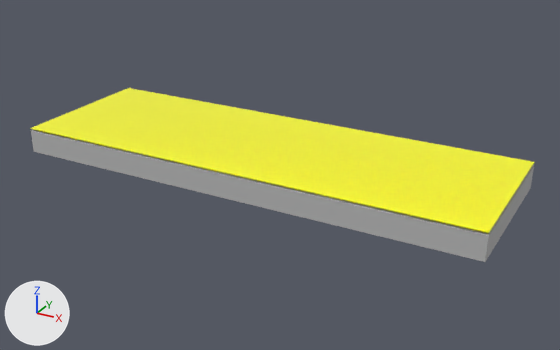
One commit to the OBJ model frontend/public/signs/Hộp đèn bạt không gân in UV viền nhôm nhét cạnh.obj: the scene before it, then after it.
The view is the same before and after, from a camera (50 mm lens) standing at (3.72, -3.39, 1.92) and looking at (1.58, 0.5, -0.03). The axes (+X, +Y, +Z) are drawn at lower left. The lights are the same throughout. The first picture is the older version. Where no turn or scale is listed for an object, it has been applied to the vertices. Vertices at exactly the same position are counted once.

Objects in the first picture: 'hop_den_bat_khong_gan_in_uv_vien_nhom_nhet_canh'.
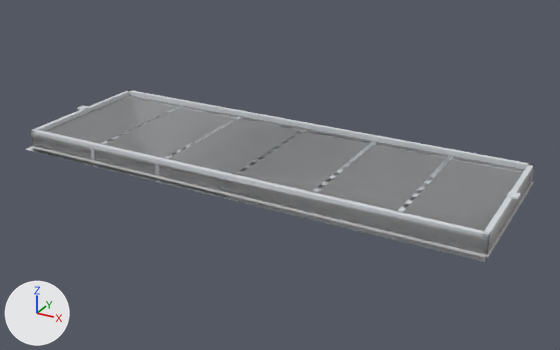
Pixel boxes (x1, y1, x2, y2) of what changed, in the pictures (560 x 350 px):
'hop_den_bat_khong_gan_in_uv_vien_nhom_nhet_canh', reshaped: before (30, 88, 534, 262); after (26, 90, 534, 262)
part 1 of me_hop_den_bat_khong_gan_in_uv_vien_nhom_nhet_canh, added: after (90, 105, 184, 167)
part 2 of me_hop_den_bat_khong_gan_in_uv_vien_nhom_nhet_canh, added: after (155, 116, 243, 182)
part 3 of me_hop_den_bat_khong_gan_in_uv_vien_nhom_nhet_canh, added: after (226, 128, 307, 199)
part 4 of me_hop_den_bat_khong_gan_in_uv_vien_nhom_nhet_canh, added: after (304, 141, 377, 217)
part 5 of me_hop_den_bat_khong_gan_in_uv_vien_nhom_nhet_canh, added: after (389, 155, 453, 238)
part 6 of me_hop_den_bat_khong_gan_in_uv_vien_nhom_nhet_canh, added: after (128, 97, 531, 192)
part 7 of me_hop_den_bat_khong_gan_in_uv_vien_nhom_nhet_canh, added: after (507, 191, 521, 199)
part 8 of me_hop_den_bat_khong_gan_in_uv_vien_nhom_nhet_canh, cut back: before (30, 88, 534, 236); after (31, 90, 534, 262)
part 9 of me_hop_den_bat_khong_gan_in_uv_vien_nhom_nhet_canh, recoloured: before (493, 165, 534, 228); after (33, 92, 534, 234)

What the commit changed:
Material 'Mat_a0a0a0' (mat_mat_a0a0a0) is new.
Its base color is (0.627, 0.627, 0.627) (light grey #cfcfcf).
Its roughness is 0.0.
Material 'Mat_b0b8c0' (mat_mat_b0b8c0) is new.
Its base color is (0.69, 0.722, 0.753) (light grey #d8dde1).
Its roughness is 0.0.
me_hop_den_bat_khong_gan_in_uv_vien_nhom_nhet_canh is used by ob_hop_den_bat_khong_gan_in_uv_vien_nhom_nhet_canh; location (0.0, 0.0, 0.0).
me_hop_den_bat_khong_gan_in_uv_vien_nhom_nhet_canh had 20 vertices, 34 faces and spanned x 0.0..3.0, y 0.0..1.0, z 0.0..0.17.
me_hop_den_bat_khong_gan_in_uv_vien_nhom_nhet_canh no longer uses material mat_mat_808080 (grey #bcbcbc).
me_hop_den_bat_khong_gan_in_uv_vien_nhom_nhet_canh no longer uses material mat_mat_ffff00 (yellow #ffff00).
me_hop_den_bat_khong_gan_in_uv_vien_nhom_nhet_canh now has 228 vertices, 434 faces and spans x -0.07..3.03, y -0.01..1.0, z 0.0..0.16.
me_hop_den_bat_khong_gan_in_uv_vien_nhom_nhet_canh part 1: a new loose piece, a box spanning x 0.5..0.53, y 0.0..1.0, z 0.0..0.12, in mat_mat_b0b8c0 (light grey #d8dde1).
me_hop_den_bat_khong_gan_in_uv_vien_nhom_nhet_canh part 2: a new loose piece, a box spanning x 1.0..1.03, y 0.0..1.0, z 0.0..0.12, in mat_mat_b0b8c0 (light grey #d8dde1).
me_hop_den_bat_khong_gan_in_uv_vien_nhom_nhet_canh part 3: a new loose piece, a box spanning x 1.5..1.53, y 0.0..1.0, z 0.0..0.12, in mat_mat_b0b8c0 (light grey #d8dde1).
me_hop_den_bat_khong_gan_in_uv_vien_nhom_nhet_canh part 4: a new loose piece, a box spanning x 2.0..2.03, y 0.0..1.0, z 0.0..0.12, in mat_mat_b0b8c0 (light grey #d8dde1).
me_hop_den_bat_khong_gan_in_uv_vien_nhom_nhet_canh part 5: a new loose piece, a box spanning x 2.5..2.53, y 0.0..1.0, z 0.0..0.12, in mat_mat_b0b8c0 (light grey #d8dde1).
me_hop_den_bat_khong_gan_in_uv_vien_nhom_nhet_canh part 6: a new loose piece, a box spanning x 0.0..3.0, y 0.91..0.94, z 0.0..0.12, in mat_mat_b0b8c0 (light grey #d8dde1).
me_hop_den_bat_khong_gan_in_uv_vien_nhom_nhet_canh part 7: a new loose piece, a box spanning x 2.97..3.03, y 0.47..0.53, z 0.15..0.16, in mat_mat_b0b8c0 (light grey #d8dde1).
me_hop_den_bat_khong_gan_in_uv_vien_nhom_nhet_canh part 8: 2 vertices moved from x 0.0..3.0, y 0.0..1.0, z 0.14 to x 0.03..2.97, y 0.0..1.0, z 0.15; 10 vertices removed from x 0.0..3.0, y 0.0..1.0, z 0.14..0.17; 58 vertices added at x 0.0..3.01, y -0.01..1.0, z 0.0..0.15.
me_hop_den_bat_khong_gan_in_uv_vien_nhom_nhet_canh part 9: 2 faces spanning x 0.0..3.0, y 0.0..1.0, z 0.15 switch from mat_mat_ffffff (white #ffffff) to mat_mat_b0b8c0 (light grey #d8dde1).
Other edits to the shape of me_hop_den_bat_khong_gan_in_uv_vien_nhom_nhet_canh do not show in these pictures.
me_hop_den_bat_khong_gan_in_uv_vien_nhom_nhet_canh gains material mat_mat_a0a0a0 (light grey #cfcfcf).
